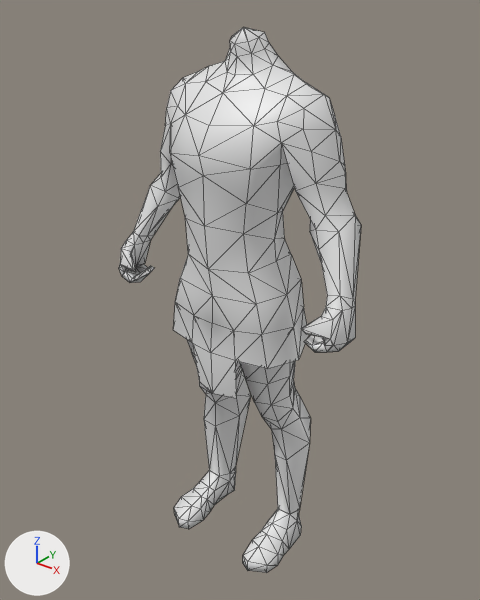
Two versions of the COLLADA model art/meshes/skeletal/new/m_tunic_short_maya.dae, one commit apart.
One viewpoint serves both versions: a 50 mm lens placed at (2.64, -3.31, 4.12), pointed at (-0.04, 0.03, 2.04). Every picture has the same lights, and +X, +Y and +Z are marked at lower left. Mesh edges are drawn as thin lines. Vertices at the same position are counted once.

The older version as bpy lines, for what is in view:
```python
me_cube_275 = bpy.data.meshes.new('Cube.275')
me_cube_275.from_pydata(...)  # 451 vertices, 864 faces; spans x -0.96..0.96, y -0.41..0.4, z 0.0..3.85
me_cube_275.materials.append(mat_skin_002)  # white #e7e7e7
ob_m_tunic_short = bpy.data.objects.new('m_tunic_short', me_cube_275)
ob_m_tunic_short.location = (0.0, 0.0, 0.0)
```
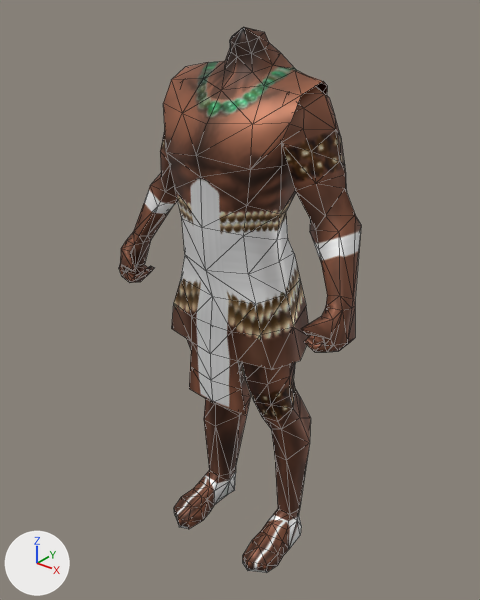
Boxes (x1, y1, x2, y2) around the edits, measured in the pictures (480 x 600 px; the box of a moved part takes in the faces that stretch with it):
part 1 of me_cube_275, moved or reshaped: before (160, 43, 336, 398); after (160, 43, 336, 415)
part 2 of me_cube_275, surface changed (grey to brown): before (175, 37, 294, 361); after (174, 37, 296, 361)
part 3 of me_cube_275, recoloured (grey to brown): (119, 27, 361, 573) in both

The change in detail:
Picture 'maya_axeman_a_2.png' (img_maya_axeman_a_2_png) is new.
Material 'Skin' (mat_skin) is new.
Its texture is img_maya_axeman_a_2_png.
Its metallic is 0.5.
me_cube_275 is used by ob_m_tunic_short; location (0.0, 0.0, 0.0).
me_cube_275 had 451 vertices, 864 faces and spanned x -0.96..0.96, y -0.41..0.4, z 0.0..3.85.
me_cube_275 now has 469 vertices, 880 faces and spans x -0.96..0.96, y -0.43..0.43, z 0.0..3.85.
Part 1, on me_cube_275:
41 vertices are removed from x -0.53..0.53, y -0.33..0.39, z 1.46..3.56.
130 faces are deleted.
10 vertices in x -0.39..0.39, y -0.41..0.22, z 1.8..3.17 move by (0.0, -0.02, 0.0).
3 vertices in x -0.23..0.23, y -0.18..-0.07, z 3.5..3.53 move by (0.0, -0.02, 0.02).
3 vertices in x -0.3..0.3, y 0.17..0.29, z 2.58..3.37 move by (0.0, 0.02, 0.0).
49 vertices move from x -0.46..0.46, y -0.37..0.34, z 1.79..3.7 to x -0.49..0.49, y -0.4..0.36, z 1.79..3.71.
59 vertices are added at x -0.54..0.54, y -0.35..0.43, z 1.36..3.58.
146 new faces join them.
me_cube_275 part 2: 78 kept faces spanning x -0.5..0.5, y -0.4..0.35, z 1.79..3.8 get new texture (UV) coordinates.
me_cube_275 part 3: 726 faces spanning x -0.96..0.96, y -0.4..0.4, z 0.0..3.85 switch from mat_skin_002 (white #e7e7e7) to mat_skin (picture img_maya_axeman_a_2_png).
